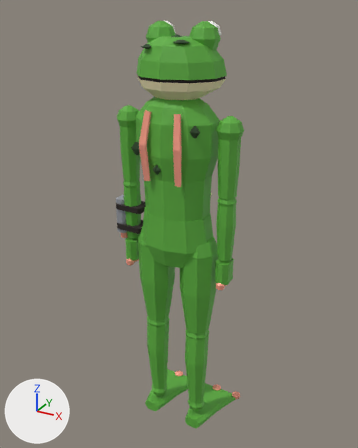
What one commit did to the glTF model game/player/robot/kits/frog.glb.
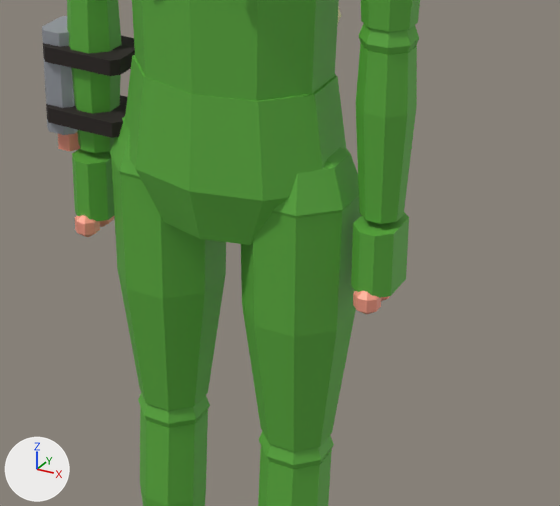
There are two pictures of each version: one whole from a camera (50 mm lens) standing at (0.899, -1.619, 1.803) and looking at (-0.034, 0.077, 0.955), one close up on the part from 29% to 79% of the width and 42% to 79% of the height. Lighting does not change. The marker at lower left points along +X, +Y and +Z. The last two pictures show the newer version. Vertices at exactly the same position are counted once.

The scene before the commit, as lines of its bpy script (objects in view):
```python
me_frog = bpy.data.meshes.new('Frog')
me_frog.from_pydata(...)  # 1840 vertices, 3420 faces; spans x -0.28..0.26, y -0.13..0.23, z 0.0..1.75
me_frog.materials.append(mat_accent)  # beige #f9a089
me_frog.materials.append(mat_detail)  # grey #a2a6ad
me_frog.materials.append(mat_armor_frog)  # green #5cad3d
me_frog.materials.append(mat_extra_frog)  # green #5cad3d
me_frog.materials.append(mat_eye_white)  # white #f7f7f2
me_frog.materials.append(mat_black)  # black #0a0a0d
me_frog.materials.append(mat_dark)  # black #29211f
me_frog.materials.append(mat_trim_belly)  # beige #f0e5b8
me_frog.materials.append(mat_mark_spot)  # dark green #24421f
ob_frog = bpy.data.objects.new('Frog', me_frog)
ob_frog.location = (0.0, 0.0, 0.0)
```
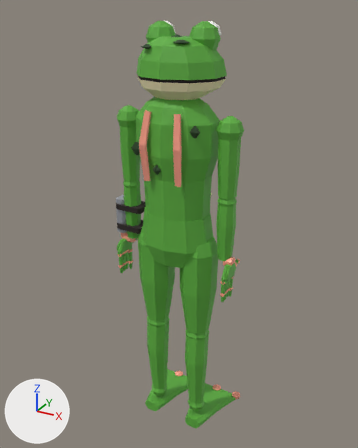
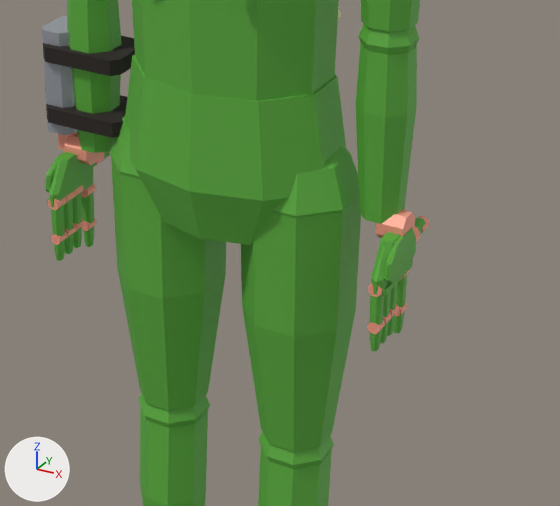
Where the change shows, as pixel boxes [x1, y1, x2, y2] in the close-ups (560 x 506 px):
'Frog', reshaped: before [42, 0, 420, 506]; after [42, 0, 429, 506]
part 1 of me_frog, added (beige): after [376, 210, 415, 238]
part 2 of me_frog, added: after [64, 134, 101, 165]
part 3 of me_frog, added: after [81, 183, 96, 198]
part 4 of me_frog, added: after [395, 302, 407, 317]
part 5 of me_frog, added: after [82, 218, 96, 231]
part 6 of me_frog, added: after [75, 185, 83, 196]
part 7 of me_frog, added: after [66, 191, 75, 203]
part 8 of me_frog, added: after [368, 284, 382, 297]
part 9 of me_frog, added: after [48, 197, 66, 210]
part 10 of me_frog, added: after [367, 320, 385, 334]
part 11 of me_frog, added: after [51, 231, 67, 245]
part 12 of me_frog, added (mostly hidden): after [414, 226, 420, 241]
part 13 of me_frog, added: after [95, 152, 104, 166]
part 14 of me_frog, added: after [418, 216, 429, 232]
part 15 of me_frog, added: after [382, 261, 413, 296]
part 16 of me_frog, added: after [370, 294, 384, 325]
part 17 of me_frog, added: after [51, 205, 65, 236]
part 18 of me_frog, reshaped: before [72, 148, 114, 237]; after [45, 152, 111, 261]
part 19 of me_frog, reshaped: before [351, 212, 409, 314]; after [370, 218, 426, 351]

Patch to the scene script:
```diff
--- a/game/player/robot/kits/frog.glb.py
+++ b/game/player/robot/kits/frog.glb.py
@@ me_frog @@
-me_frog.from_pydata(...)  # 1840 vertices, 3420 faces; spans x -0.28..0.26, y -0.13..0.23, z 0.0..1.75
+me_frog.from_pydata(...)  # 2592 vertices, 4764 faces; spans x -0.28..0.26, y -0.13..0.23, z 0.0..1.75
+# me_frog part 1: a new loose piece, an 8-sided cylinder along x spanning x 0.219..0.255, y -0.025..0.013, z 0.863..0.901, in mat_accent (beige #f9a089)
+# me_frog part 2: a new loose piece, an 8-sided cylinder along x spanning x -0.255..-0.219, y -0.025..0.013, z 0.863..0.901, in mat_accent (beige #f9a089)
+# me_frog part 3: a new loose piece, an 8-sided cylinder along y spanning x -0.251..-0.233, y -0.004..0.015, z 0.802..0.82, in mat_accent (beige #f9a089)
+# me_frog part 4: a new loose piece, an 8-sided cylinder along y spanning x 0.234..0.25, y -0.003..0.015, z 0.748..0.764, in mat_accent (beige #f9a089)
+# me_frog part 5: a new loose piece, an 8-sided cylinder along y spanning x -0.25..-0.234, y -0.003..0.015, z 0.748..0.764, in mat_accent (beige #f9a089)
+# me_frog part 6: a new loose piece, an 8-sided cylinder along y spanning x -0.251..-0.233, y -0.034..-0.015, z 0.815..0.833, in mat_accent (beige #f9a089)
+# me_frog part 7: a new loose piece, an 8-sided cylinder along y spanning x -0.251..-0.233, y -0.055..-0.036, z 0.815..0.833, in mat_accent (beige #f9a089)
+# me_frog part 8: a new loose piece, an 8-sided cylinder along y spanning x 0.233..0.251, y -0.076..-0.057, z 0.815..0.833, in mat_accent (beige #f9a089)
+# me_frog part 9: a new loose piece, an 8-sided cylinder along y spanning x -0.251..-0.233, y -0.076..-0.057, z 0.815..0.833, in mat_accent (beige #f9a089)
+# me_frog part 10: a new loose piece, an 8-sided cylinder along y spanning x 0.234..0.25, y -0.075..-0.058, z 0.761..0.777, in mat_accent (beige #f9a089)
+# me_frog part 11: a new loose piece, an 8-sided cylinder along y spanning x -0.25..-0.234, y -0.075..-0.058, z 0.761..0.777, in mat_accent (beige #f9a089)
+# me_frog part 12: a new loose piece, an 8-sided cylinder along y spanning x 0.233..0.253, y 0.02..0.04, z 0.841..0.861, in mat_accent (beige #f9a089)
+# me_frog part 13: a new loose piece, an 8-sided cylinder along y spanning x -0.253..-0.233, y 0.02..0.04, z 0.841..0.861, in mat_accent (beige #f9a089)
+# me_frog part 14: a new loose piece, an 8-sided cylinder along y spanning x 0.234..0.252, y 0.054..0.073, z 0.842..0.86, in mat_accent (beige #f9a089)
+# me_frog part 15: the loose piece of 16 vertices spanning x -0.28..-0.15, y -0.04..0.04, z 0.93..0.95 is copied, and the copy is scaled about its middle by (0.0276, 1.13, 0.364), then moved by (0.47, -0.03, -0.12), in mat_armor_frog (green #5cad3d); it spans x 0.25..0.26, y -0.07..0.01, z 0.82..0.83
+# me_frog part 16: the loose piece of 24 vertices spanning x 0.03..0.17, y -0.07..0.07, z 0.52..0.9 is copied, and the copy is scaled about its middle by (0.0425, 0.13, 0.144), then moved by (0.14, -0.07, 0.08); it spans x 0.23..0.25, y -0.08..-0.06, z 0.77..0.82
+# me_frog part 17: the loose piece of 24 vertices spanning x -0.17..-0.03, y -0.07..0.07, z 0.52..0.9 is copied, and the copy is scaled about its middle by (0.0722, 0.137, 0.144), then moved by (-0.14, -0.07, 0.08); it spans x -0.25..-0.23, y -0.08..-0.06, z 0.77..0.82
+# me_frog part 18: 6 vertices moved from x -0.24..-0.21, y -0.04..0.02, z 0.77..0.88 to x -0.24..-0.23, y -0.04..0.02, z 0.77..0.88; 71 vertices removed from x -0.24..-0.19, y -0.05..0.04, z 0.76..0.88; 295 vertices added at x -0.26..-0.23, y -0.08..0.06, z 0.72..0.88
+# me_frog part 19: 6 vertices moved from x 0.21..0.24, y -0.04..0.02, z 0.77..0.88 to x 0.23..0.24, y -0.04..0.02, z 0.77..0.88; 71 vertices removed from x 0.19..0.24, y -0.05..0.04, z 0.76..0.88; 295 vertices added at x 0.23..0.26, y -0.08..0.06, z 0.72..0.88
+# other edits to the shape of me_frog do not show in these pictures
 me_frog.materials.append(mat_accent)
```
